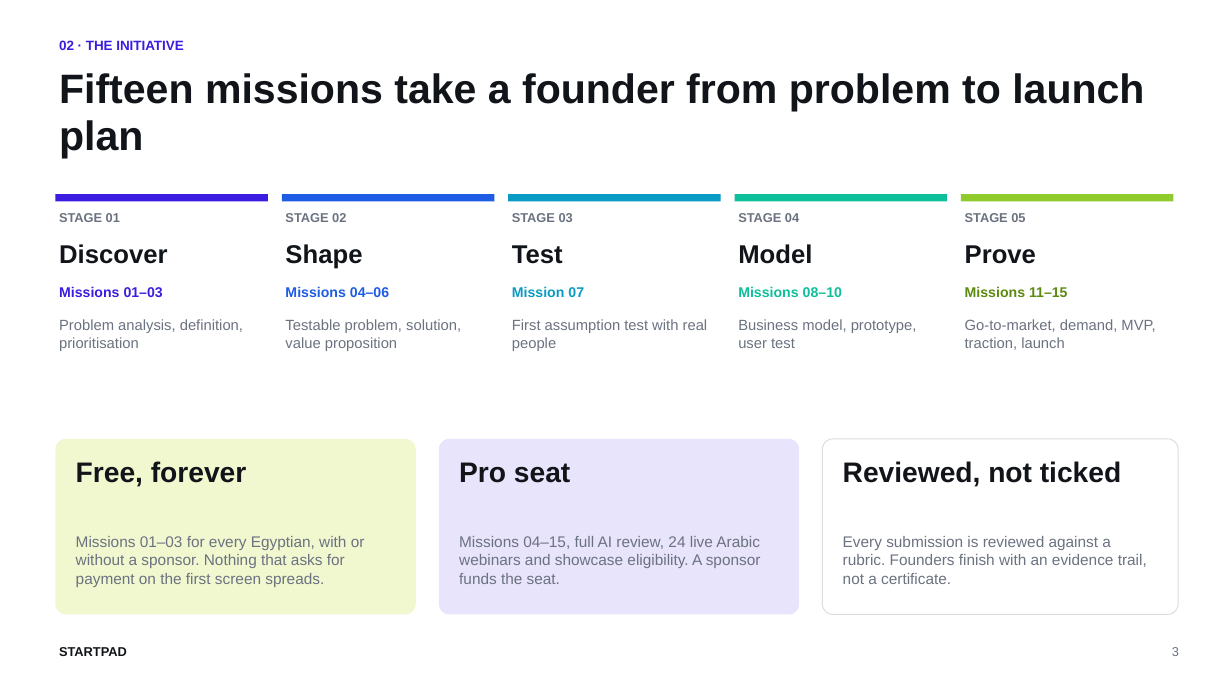
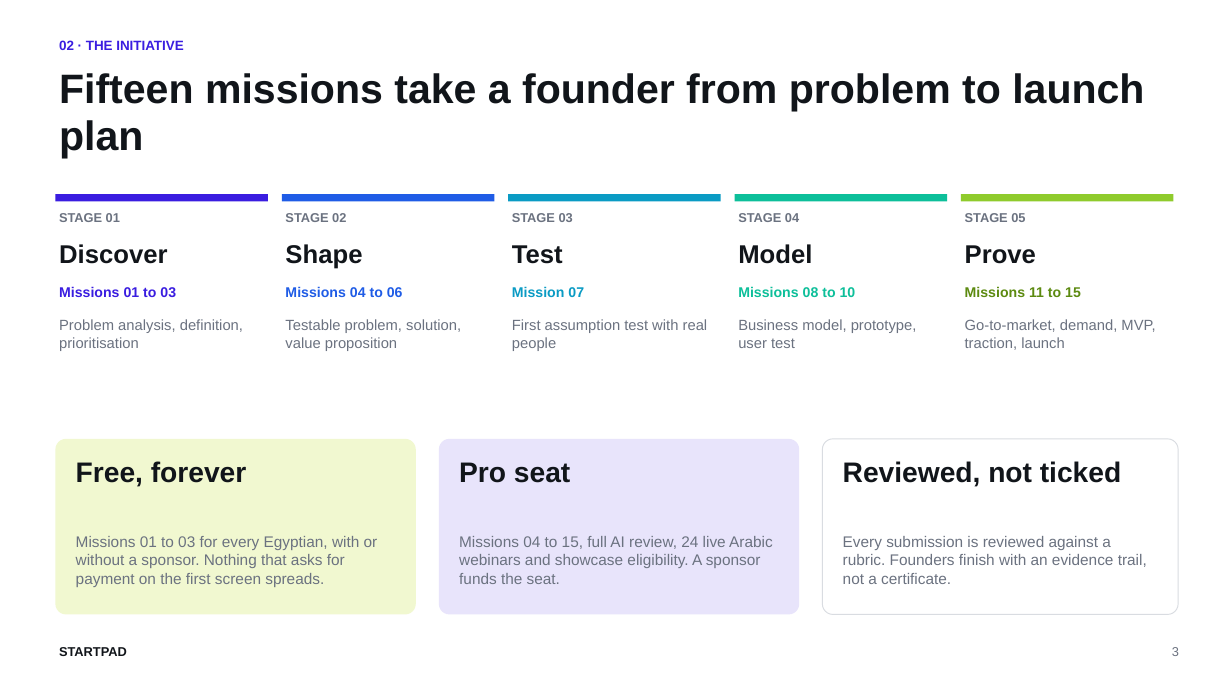
Before and after one commit to AbdelrhmanSoliman96/Abdelrhman-Soliman, a slide deck: slide 3 of StartPad/StartPad_Deck_NGO_and_CSR_Sponsors.pptx. Drawn at 1232x693 pixels with LibreOffice and Linux fonts; fonts in the diff are those of the drawing. Boxes give left, top, right and bottom in pixels: in the first picture for what was removed or moved away, otherwise in the second. Text is boxed around its words. In the diff, an @@ line names an element or a change of style, - is before the commit and + after.

```diff
--- a/StartPad/StartPad_Deck_NGO_and_CSR_Sponsors.pptx
+++ b/StartPad/StartPad_Deck_NGO_and_CSR_Sponsors.pptx
@@ text at box(59, 286, 176, 297): text changed @@
-Missions 01–03
+Missions 01 to 03
@@ text at box(285, 286, 403, 297): text changed @@
-Missions 04–06
+Missions 04 to 06
@@ text at box(738, 286, 856, 297): text changed @@
-Missions 08–10
+Missions 08 to 10
@@ text at box(965, 286, 1081, 297): text changed @@
-Missions 11–15
+Missions 11 to 15
@@ text at box(76, 536, 378, 587): text changed @@
-Missions 01–03 for every Egyptian, with or without a sponsor. Nothing that asks for payment on the first screen spreads.
+Missions 01 to 03 for every Egyptian, with or without a sponsor. Nothing that asks for payment on the first screen spreads.
@@ text at box(459, 536, 773, 584): text changed @@
-Missions 04–15, full AI review, 24 live Arabic webinars and showcase eligibility. A sponsor funds the seat.
+Missions 04 to 15, full AI review, 24 live Arabic webinars and showcase eligibility. A sponsor funds the seat.
```
Also in this commit, not shown: 6 other slides changed, 4 other files.
